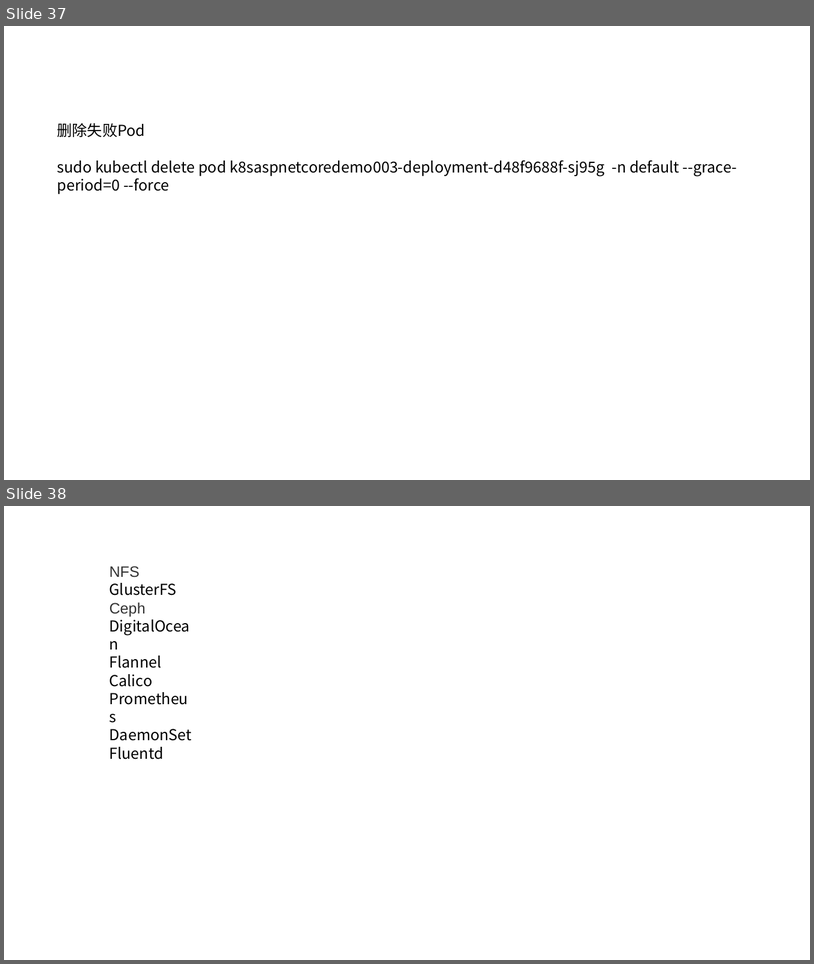
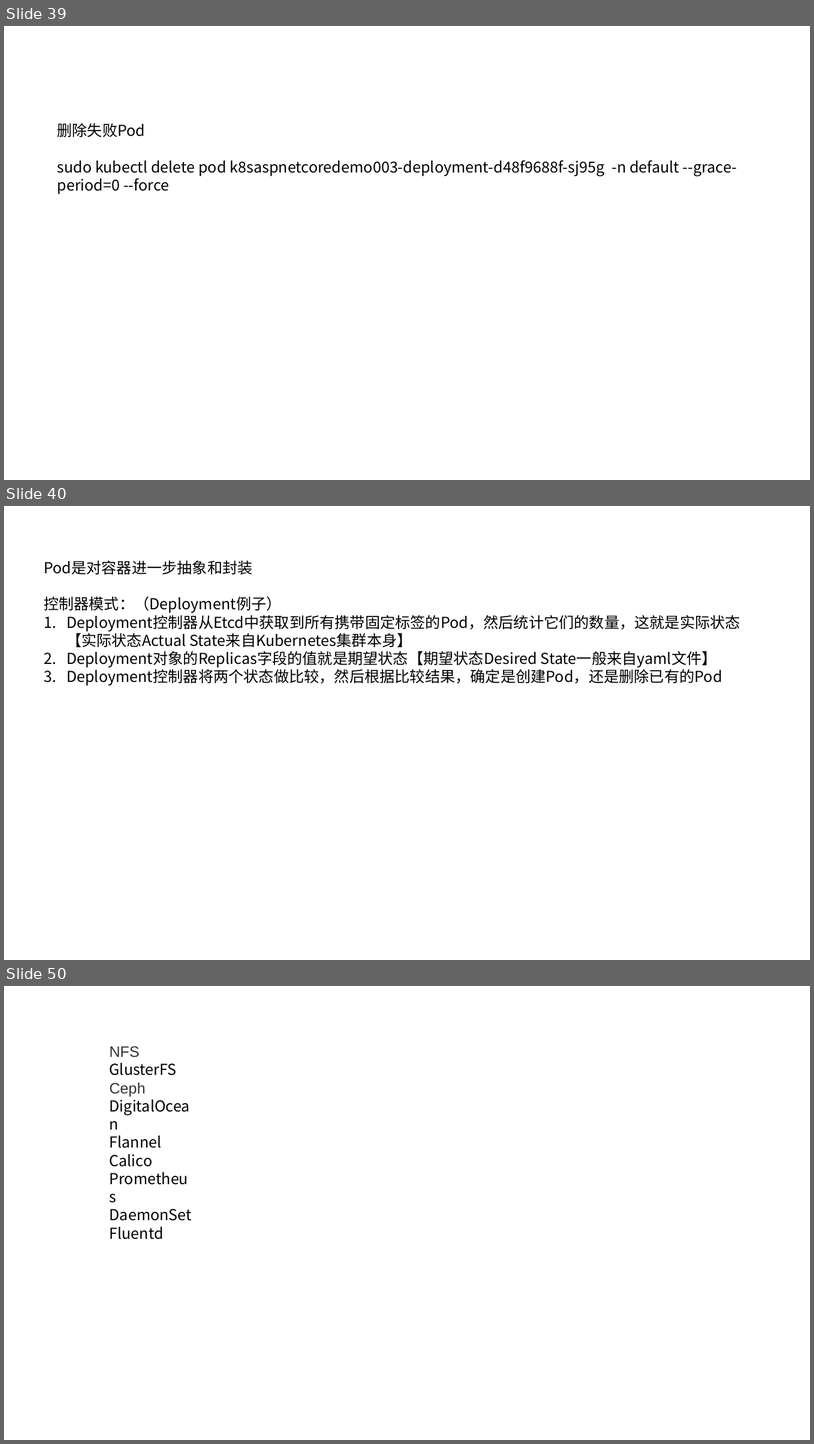
Before and after one commit to axzxs2001/Asp.NetCoreExperiment, a slide deck: Asp.NetCoreExperiment/kubernetes/kubernetes.pptx. Shown one above the other, each under a label of ours: slides 37 and 38 before the commit, slides 39, 40 and 50 after it; the slides between them are not shown. The pictures are 814x964 and 814x1444 pixels, drawn with LibreOffice and Linux fonts; fonts in the diff are those of the drawing. Boxes give left, top, right and bottom in pixels: in the first picture for what was removed or moved away, otherwise in the second. Text is boxed around its words. In the diff, an @@ line names an element or a change of style, - is before the commit and + after.

```diff
--- a/Asp.NetCoreExperiment/kubernetes/kubernetes.pptx
+++ b/Asp.NetCoreExperiment/kubernetes/kubernetes.pptx
@@ slide 40 added at (4,506,810,960), background #FFFFFF @@
@@ text added at (44,560,741,685), 18 pt, text #000000 @@
+Pod是对容器进一步抽象和封装
+控制器模式：（Deployment例子）
+1. Deployment控制器从Etcd中获取到所有携带固定标签的Pod，然后统计它们的数量，这就是实际状态【实际状态Actual State来自Kubernetes集群本身】
+2. Deployment对象的Replicas字段的值就是期望状态【期望状态Desired State一般来自yaml文件】
+3. Deployment控制器将两个状态做比较，然后根据比较结果，确定是创建Pod，还是删除已有的Pod
@@ what was slide 37 is now slide 39 @@
@@ what was slide 38 is now slide 50 @@
```
Also in this commit, not shown: 11 other slides added, 8 other files.
